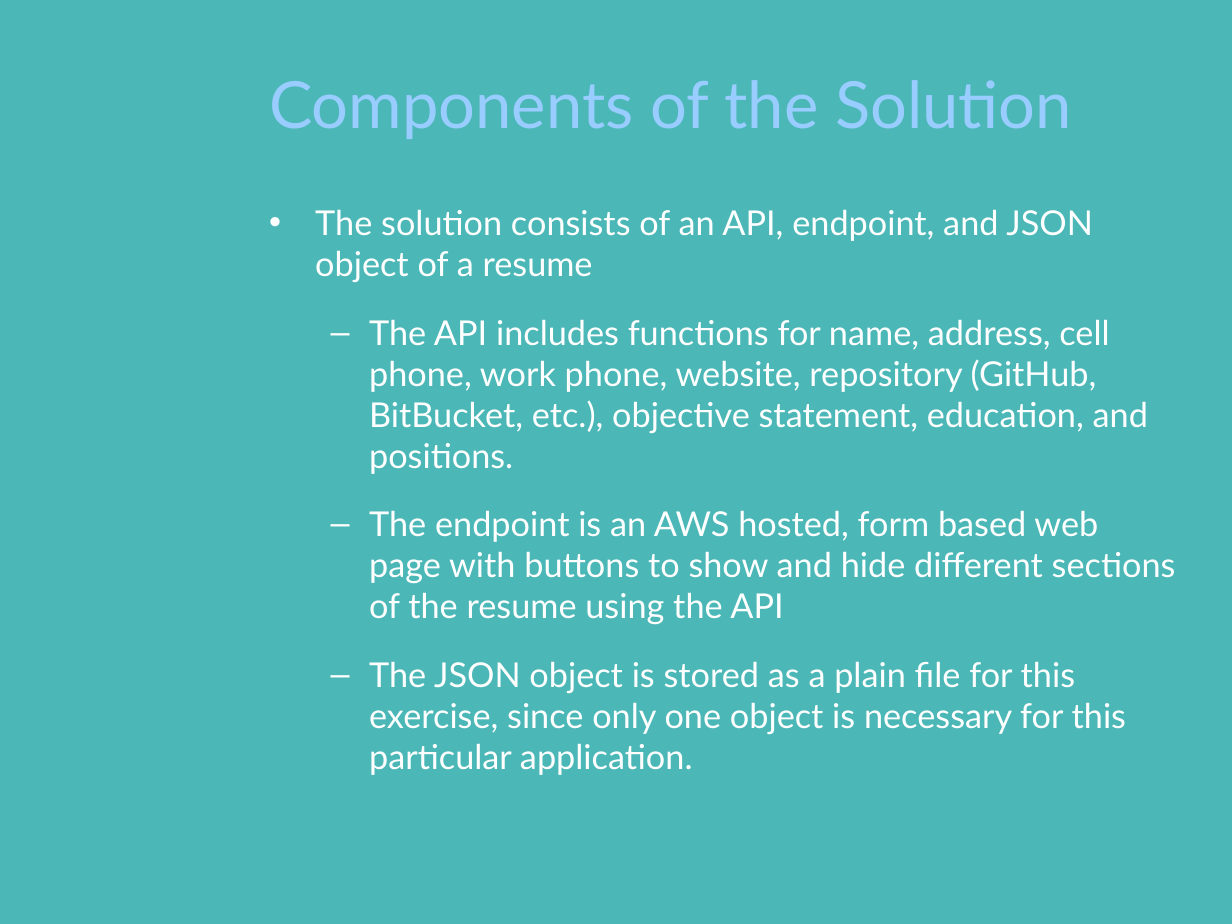
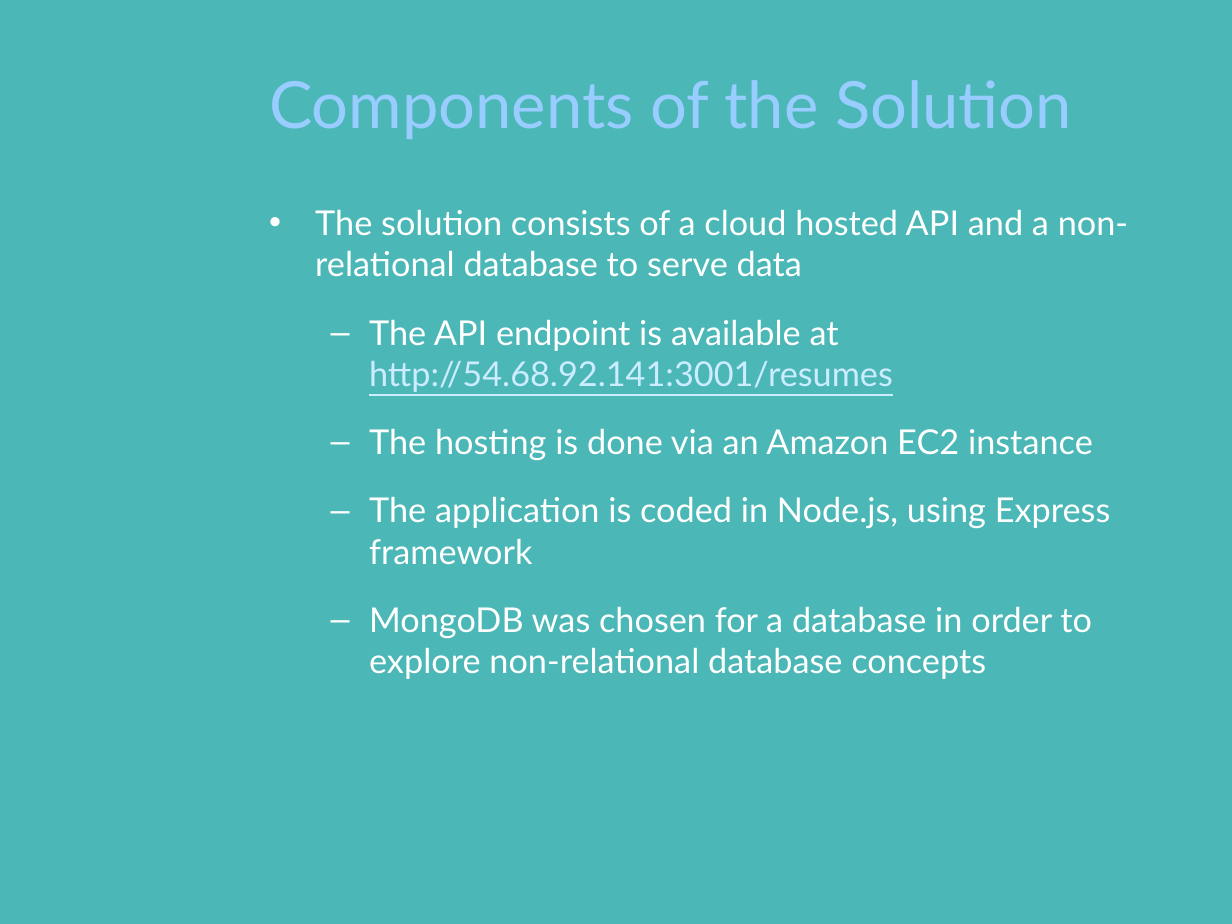
Before and after one commit to AdamPippert/ResumeAsAnAPI, a slide deck: slide 5 of ResumeAsAnAPI.pptx. Drawn at 1232x924 pixels with LibreOffice and Linux fonts; fonts in the diff are those of the drawing; background and template pictures are left out. Boxes give left, top, right and bottom in pixels: in the first picture for what was removed or moved away, otherwise in the second. Text is boxed around its words. In the diff, an @@ line names an element or a change of style, - is before the commit and + after.

Commit message:
PowerPoint presentation updated for current solution

```diff
--- a/ResumeAsAnAPI.pptx
+++ b/ResumeAsAnAPI.pptx
@@ text at [315, 209, 1128, 679]: text changed @@
-• The solution consists of an API, endpoint, and JSON object of a resume
-  – The API includes functions for name, address, cell phone, work phone, website, repository (GitHub, BitBucket, etc.), objective statement, education, and positions.
-  – The endpoint is an AWS hosted, form based web page with buttons to show and hide different sections of the resume using the API
-  – The JSON object is stored as a plain file for this exercise, since only one object is necessary for this particular application.
+• The solution consists of a cloud hosted API and a non-relational database to serve data
+  – The API endpoint is available at http://54.68.92.141:3001/resumes
+  – The hosting is done via an Amazon EC2 instance
+  – The application is coded in Node.js, using Express framework
+  – MongoDB was chosen for a database in order to explore non-relational database concepts
```
Also in this commit, not shown: 2 other slides changed.
